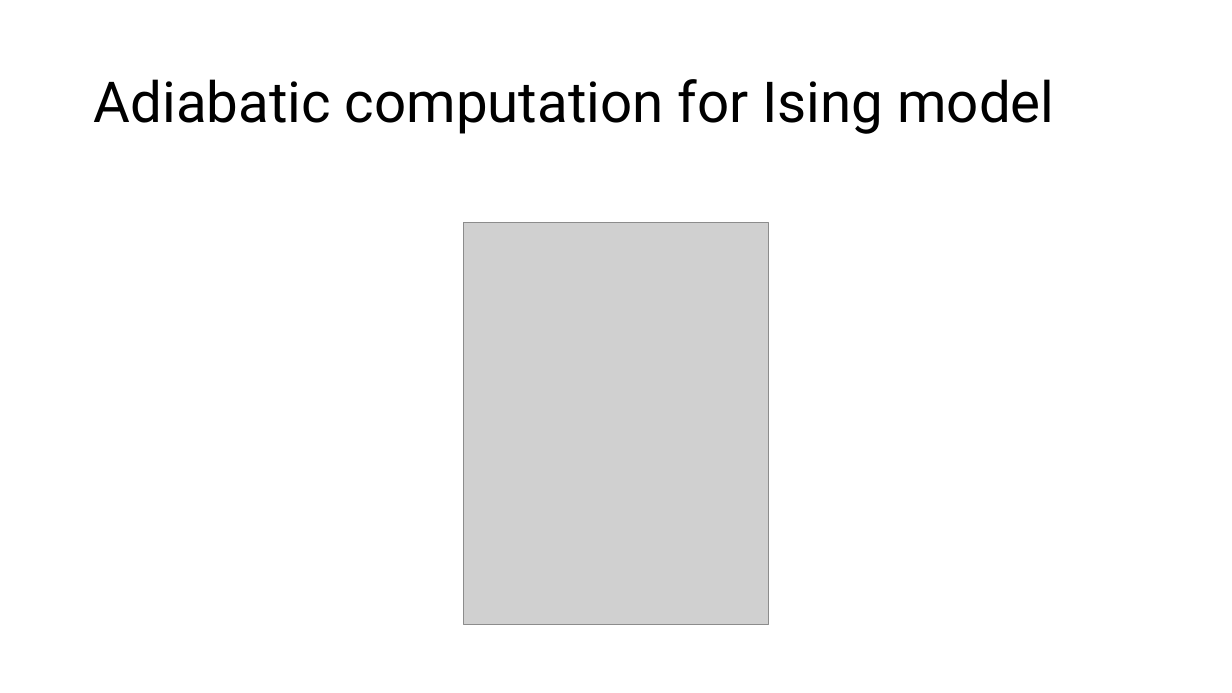
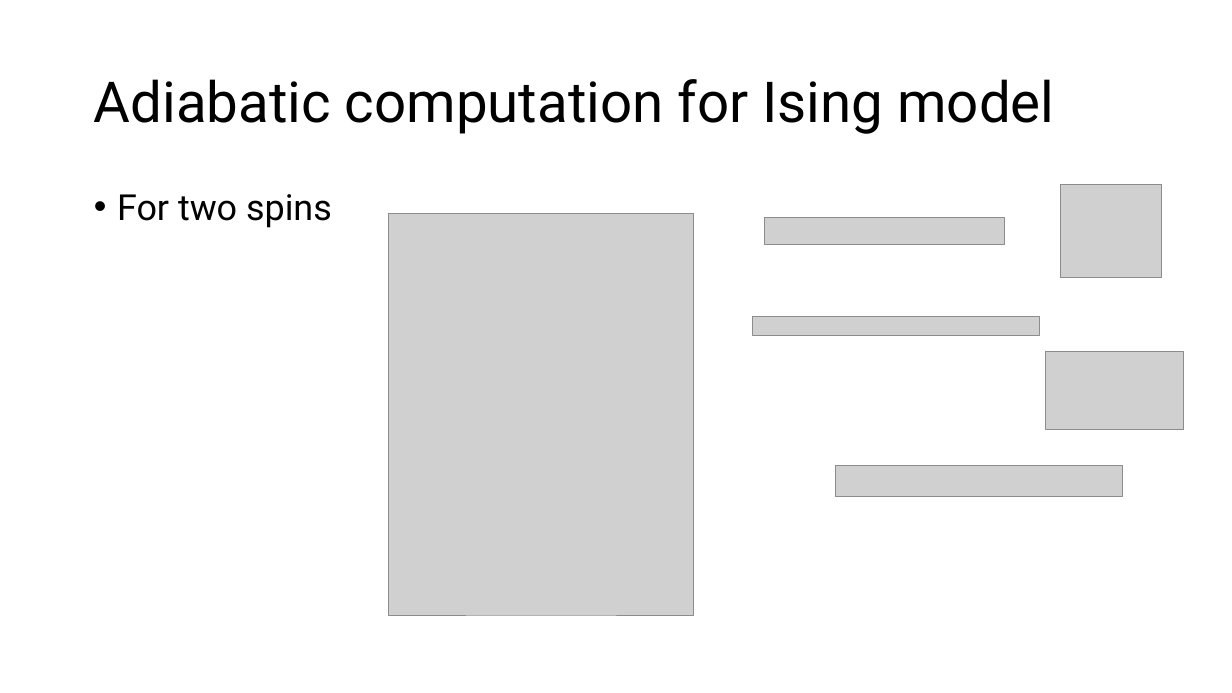
Before and after one commit to ahmad-shafiei/Quantum_Algorithm_Fundation, a slide deck: slide 10 of Presentation/Main_structure_backup.pptx (slide 8 before the commit). Drawn at 1232x693 pixels with LibreOffice and Linux fonts; fonts in the diff are those of the drawing; grey boxes stand for pictures. Boxes give left, top, right and bottom in pixels: in the first picture for what was removed or moved away, otherwise in the second. Text is boxed around its words. In the diff, an @@ line names an element or a change of style, - is before the commit and + after.

```diff
--- a/Presentation/Main_structure_backup.pptx
+++ b/Presentation/Main_structure_backup.pptx
@@ text added at box(117, 194, 332, 228), 28 pt, text #000000 @@
+• For two spins
@@ picture added at box(1061, 185, 1162, 278) @@
@@ picture: place and size @@
-picture at box(464, 223, 768, 624)
+picture at box(389, 213, 693, 615)
@@ picture added at box(765, 217, 1005, 244) @@
@@ picture added at box(753, 317, 1040, 335) @@
@@ picture added at box(1046, 351, 1184, 430) @@
@@ picture added at box(836, 466, 1122, 496) @@
```
Also in this commit, not shown: 9 other slides changed, 3 slides added, 1 slide removed, 21 other files.
